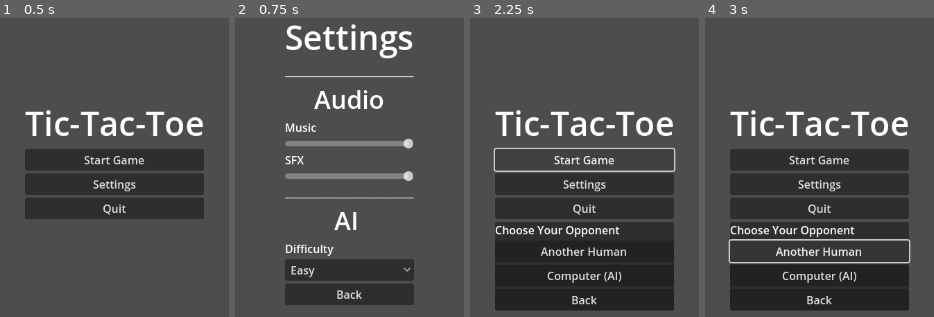
Above: before the commit, frames 1-4 (left to right).
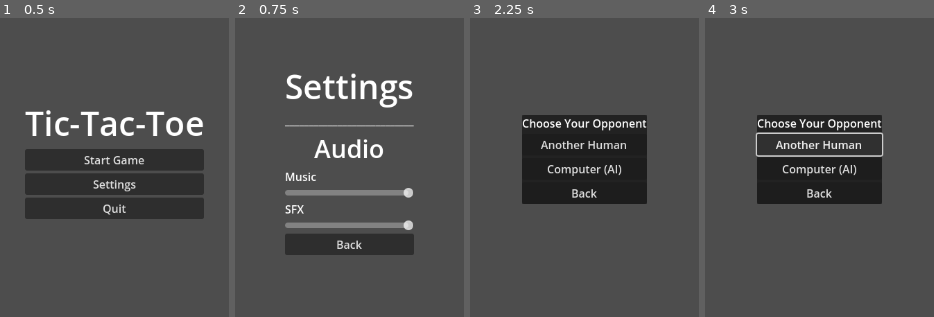
Above: after the commit, the same moments.

Repository: codystuart/tic-tac-godot
Game: Godot game, scene res://main_menu.tscn
The game is run twice, just before and just after one commit, with the same random seed, the same clock (stepped at 60 frames per second) and the same inputs.
Inputs:
- Up to frame 1 (0.5 s): no input
- Up to frame 2 (0.75 s): click "Settings" at 0.5 s
- Up to frame 3 (2.25 s): click "Back" at 1.25 s; click "Start Game" at 2 s
- Up to frame 4 (3 s): click "Another Human" at 2.75 s

Frame 1 is identical in both runs. In frame 2, 23% of the frame differs, in the area x 21-79%, y 2-96%; in frame 3, 41%, in the area x 10-90%, y 30-98%; in frame 4, 35%.

Commit message:
Completed the AI functionality
The player now has the option to choose whether to play a person or the computer and then select between easy and hard difficulty.

Diff:
--- a/game_manager.gd
+++ b/game_manager.gd
@@ -1,5 +1,4 @@
 extends Node
 
 # Manages global game state variables
-
-var game_mode = "pvp" # Can be pvp, easy, medium, or hard
+var game_mode = "pvp" # Can be pvp, easy, or hard
--- /dev/null
+++ b/game_start_settings.gd
@@ -0,0 +1,51 @@
+extends Control
+
+# Opponent button references
+@onready var opponent_choice_panel = $PanelContainer
+@onready var human_button = $PanelContainer/VBoxContainer/HumanButton
+@onready var ai_button = $PanelContainer/VBoxContainer/AIButton
+@onready var back_button = $PanelContainer/VBoxContainer/BackButton
+
+# Difficulty button references
+@onready var ai_difficulty_options = $VBoxContainer/DifficultyButton
+
+const SOUND_UI_CLICK = preload("res://Audio/click_002.ogg")
+
+func _ready():
+	# Connect the buttons inside of the PanelContinaer
+	human_button.pressed.connect(_on_human_button_pressed)
+	ai_button.pressed.connect(_on_ai_button_pressed)
+	back_button.pressed.connect(_on_back_button_pressed)
+
+	ai_difficulty_options.item_selected.connect(_on_difficulty_selected)
+	if GameManager.game_mode == "easy":
+		ai_difficulty_options.select(0)
+	elif GameManager.game_mode == "hard":
+		ai_difficulty_options.select(1)
+
+# --- Popup panel button functions ---
+func _on_human_button_pressed():
+	GameManager.game_mode = "pvp"
+	SfxManager.play(SOUND_UI_CLICK)
+	await MusicManager.fade_out_music(1.0)
+	get_tree().change_scene_to_file("res://tic_tac_toe.tscn")
+
+func _on_ai_button_pressed():
+	#GameManager.game_mode = "easy" # TODO: Fix this so that the option dropdown selection actually sets the AI difficulty.
+	SfxManager.play(SOUND_UI_CLICK)
+	await MusicManager.fade_out_music(1.0)
+	$PanelContainer.hide()
+	$VBoxContainer.show()
+	#get_tree().change_scene_to_file("res://tic_tac_toe.tscn")
+
+func _on_back_button_pressed():
+	SfxManager.play(SOUND_UI_CLICK)
+	get_tree().change_scene_to_file("res://main_menu.tscn")
+
+func _on_difficulty_selected(index):
+	if index == 0:
+		GameManager.game_mode = "easy"
+		get_tree().change_scene_to_file("res://tic_tac_toe.tscn")
+	elif index == 1:
+		GameManager.game_mode = "hard"
+		get_tree().change_scene_to_file("res://tic_tac_toe.tscn")
--- /dev/null
+++ b/game_start_settings.tscn
@@ -0,0 +1,91 @@
+[gd_scene load_steps=2 format=3 uid="uid://bxoom65ggf0x0"]
+
+[ext_resource type="Script" uid="uid://bhs2sypvf4av0" path="res://game_start_settings.gd" id="1_t53a1"]
+
+[node name="GameStartSettings" type="Control"]
+layout_mode = 3
+anchors_preset = 15
+anchor_right = 1.0
+anchor_bottom = 1.0
+grow_horizontal = 2
+grow_vertical = 2
+script = ExtResource("1_t53a1")
+
+[node name="ColorRect" type="ColorRect" parent="."]
+layout_mode = 1
+anchors_preset = 8
+anchor_left = 0.5
+anchor_top = 0.5
+anchor_right = 0.5
+anchor_bottom = 0.5
+offset_left = -90.0
+offset_top = -64.0
+offset_right = 90.0
+offset_bottom = 64.0
+grow_horizontal = 2
+grow_vertical = 2
+color = Color(0.18359, 0.18359, 0.18359, 1)
+
+[node name="PanelContainer" type="PanelContainer" parent="."]
+layout_mode = 2
+offset_left = 486.0
+offset_top = 260.0
+offset_right = 666.0
+offset_bottom = 388.0
+grow_horizontal = 2
+grow_vertical = 2
+
+[node name="VBoxContainer" type="VBoxContainer" parent="PanelContainer"]
+layout_mode = 2
+
+[node name="Label" type="Label" parent="PanelContainer/VBoxContainer"]
+layout_mode = 2
+text = "Choose Your Opponent"
+horizontal_alignment = 1
+
+[node name="HumanButton" type="Button" parent="PanelContainer/VBoxContainer"]
+layout_mode = 2
+text = "Another Human"
+
+[node name="AIButton" type="Button" parent="PanelContainer/VBoxContainer"]
+layout_mode = 2
+text = "Computer (AI)"
+
+[node name="BackButton" type="Button" parent="PanelContainer/VBoxContainer"]
+layout_mode = 2
+text = "Back
+"
+
+[node name="VBoxContainer" type="VBoxContainer" parent="."]
+visible = false
+layout_mode = 1
+anchors_preset = 8
+anchor_left = 0.5
+anchor_top = 0.5
+anchor_right = 0.5
+anchor_bottom = 0.5
+offset_left = -35.5
+offset_top = -56.0
+offset_right = 35.5
+offset_bottom = 56.0
+grow_horizontal = 2
+grow_vertical = 2
+
+[node name="Label7" type="Label" parent="VBoxContainer"]
+layout_mode = 2
+theme_override_font_sizes/font_size = 36
+text = "AI "
+horizontal_alignment = 1
+
+[node name="Label8" type="Label" parent="VBoxContainer"]
+layout_mode = 2
+text = "Difficulty"
+
+[node name="DifficultyButton" type="OptionButton" parent="VBoxContainer"]
+layout_mode = 2
+selected = 0
+item_count = 2
+popup/item_0/text = "Easy"
+popup/item_0/id = 0
+popup/item_1/text = "Hard"
+popup/item_1/id = 2
--- a/main_menu.gd
+++ b/main_menu.gd
@@ -4,12 +4,6 @@
 @onready var start_button = $CenterContainer/VBoxContainer/StartButton
 @onready var quit_button = $CenterContainer/VBoxContainer/QuitButton
 @onready var settings_button = $CenterContainer/VBoxContainer/SettingsButton
-
-# Opponent Pop-up Panel button references
-@onready var opponent_choice_panel = $PanelContainer
-@onready var human_button = $PanelContainer/VBoxContainer/HumanButton
-@onready var ai_button = $PanelContainer/VBoxContainer/AIButton
-@onready var back_button = $PanelContainer/VBoxContainer/BackButton
 
 # Preload sounds
 const SOUND_UI_CLICK = preload("res://Audio/click_002.ogg")
@@ -20,17 +14,12 @@
 	quit_button.pressed.connect(_on_quit_button_pressed)
 	settings_button.pressed.connect(_on_settings_button_pressed)
 
-	# Connect the buttons inside of the PanelContinaer
-	human_button.pressed.connect(_on_human_button_pressed)
-	ai_button.pressed.connect(_on_ai_button_pressed)
-	back_button.pressed.connect(_on_back_button_pressed)
-
 	#Start playing the menu music as soon as the menu loads
 	MusicManager.play_menu_music()
 
 func _on_start_button_pressed():
 	SfxManager.play(SOUND_UI_CLICK)
-	opponent_choice_panel.show()
+	get_tree().change_scene_to_file("res://game_start_settings.tscn")
 
 func _on_quit_button_pressed():
 	SfxManager.play(SOUND_UI_CLICK)
@@ -39,21 +28,3 @@
 func _on_settings_button_pressed():
 	SfxManager.play(SOUND_UI_CLICK)
 	get_tree().change_scene_to_file("res://settings_menu.tscn")
-
-# --- Popup panel button functions ---
-
-func _on_back_button_pressed():
-	SfxManager.play(SOUND_UI_CLICK)
-	opponent_choice_panel.hide()
-
-func _on_human_button_pressed():
-	GameManager.game_mode = "pvp"
-	SfxManager.play(SOUND_UI_CLICK)
-	await MusicManager.fade_out_music(1.0)
-	get_tree().change_scene_to_file("res://tic_tac_toe.tscn")
-
-func _on_ai_button_pressed():
-	#Gamemanager.game_mode =
-	SfxManager.play(SOUND_UI_CLICK)
-	await MusicManager.fade_out_music(1.0)
-	get_tree().change_scene_to_file("res://tic_tac_toe.tscn")
--- a/main_menu.tscn
+++ b/main_menu.tscn
@@ -38,33 +38,3 @@
 [node name="QuitButton" type="Button" parent="CenterContainer/VBoxContainer"]
 layout_mode = 2
 text = "Quit"
-
-[node name="PanelContainer" type="PanelContainer" parent="."]
-visible = false
-layout_mode = 2
-offset_left = 447.0
-offset_top = 414.0
-offset_right = 705.0
-offset_bottom = 542.0
-grow_horizontal = 2
-grow_vertical = 2
-
-[node name="VBoxContainer" type="VBoxContainer" parent="PanelContainer"]
-layout_mode = 2
-
-[node name="Label" type="Label" parent="PanelContainer/VBoxContainer"]
-layout_mode = 2
-text = "Choose Your Opponent"
-
-[node name="HumanButton" type="Button" parent="PanelContainer/VBoxContainer"]
-layout_mode = 2
-text = "Another Human"
-
-[node name="AIButton" type="Button" parent="PanelContainer/VBoxContainer"]
-layout_mode = 2
-text = "Computer (AI)"
-
-[node name="BackButton" type="Button" parent="PanelContainer/VBoxContainer"]
-layout_mode = 2
-text = "Back
-"
--- a/settings_menu.gd
+++ b/settings_menu.gd
@@ -15,25 +15,8 @@
 	sfx_slider.value_changed.connect(_on_sfx_volume_changed)
 	back_button.pressed.connect(_on_back_button_pressed)
 
-	# AI Difficulty Options
-	difficulty_button.item_selected.connect(_on_difficulty_selected)
-	if GameManager.game_mode == "easy":
-		difficulty_button.select(0)
-	elif GameManager.game_mode == "medium":
-		difficulty_button.select(1)
-	#else: # "Hard"
-		#difficulty_button.select(2)
-
 	music_slider.value = AudioServer.get_bus_volume_db(music_bus_index)
 	sfx_slider.value = AudioServer.get_bus_volume_db(sfx_bus_index)
-
-func _on_difficulty_selected(index):
-	if index == 0:
-		GameManager.game_mode = "easy"
-	elif index == 1:
-		GameManager.game_mode = "medium"
-	#else:
-		#GameManager.game_mode = "hard"
 
 func _on_music_volume_changed(value):
 	AudioServer.set_bus_volume_db(music_bus_index, value)
@@ -43,5 +26,4 @@
 
 func _on_back_button_pressed():
 	SfxManager.play(SOUND_UI_CLICK)
-
 	get_tree().change_scene_to_file("res://main_menu.tscn")
--- a/settings_menu.tscn
+++ b/settings_menu.tscn
@@ -55,31 +55,6 @@
 min_value = -30.0
 max_value = 0.0
 
-[node name="Label6" type="Label" parent="CenterContainer/VBoxContainer"]
-layout_mode = 2
-text = "___________________________"
-
-[node name="Label7" type="Label" parent="CenterContainer/VBoxContainer"]
-layout_mode = 2
-theme_override_font_sizes/font_size = 36
-text = "AI "
-horizontal_alignment = 1
-
-[node name="Label8" type="Label" parent="CenterContainer/VBoxContainer"]
-layout_mode = 2
-text = "Difficulty"
-
-[node name="DifficultyButton" type="OptionButton" parent="CenterContainer/VBoxContainer"]
-layout_mode = 2
-selected = 0
-item_count = 3
-popup/item_0/text = "Easy"
-popup/item_0/id = 0
-popup/item_1/text = "Medium"
-popup/item_1/id = 1
-popup/item_2/text = "Hard"
-popup/item_2/id = 2
-
 [node name="BackButton" type="Button" parent="CenterContainer/VBoxContainer"]
 layout_mode = 2
 text = "Back"
--- a/tic_tac_toe.gd
+++ b/tic_tac_toe.gd
@@ -152,10 +152,8 @@
 func _ai_make_move():
 	if GameManager.game_mode == "easy":
 		_ai_easy_move()
-	elif GameManager.game_mode == "medium":
-		_ai_medium_move()
-	#else: # "Hard"
-		#_ai_hard_move()
+	else:
+		_ai_hard_move()
 
 func _ai_easy_move():
 	var available_spots = []
@@ -168,7 +166,7 @@
 		var random_spot_index = available_spots.front()
 		_on_button_pressed(random_spot_index)
 
-func _ai_medium_move():
+func _ai_hard_move():
 	# --- Priority 1: Check for a winning move (Offense) ---
 	for i in range(board.size()):
 		# Check only empty spots
Not shown, added: game_start_settings.gd.uid
